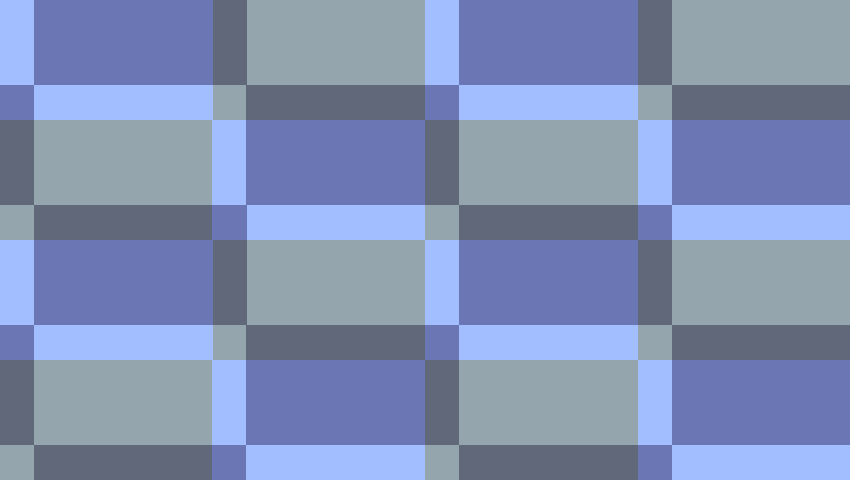
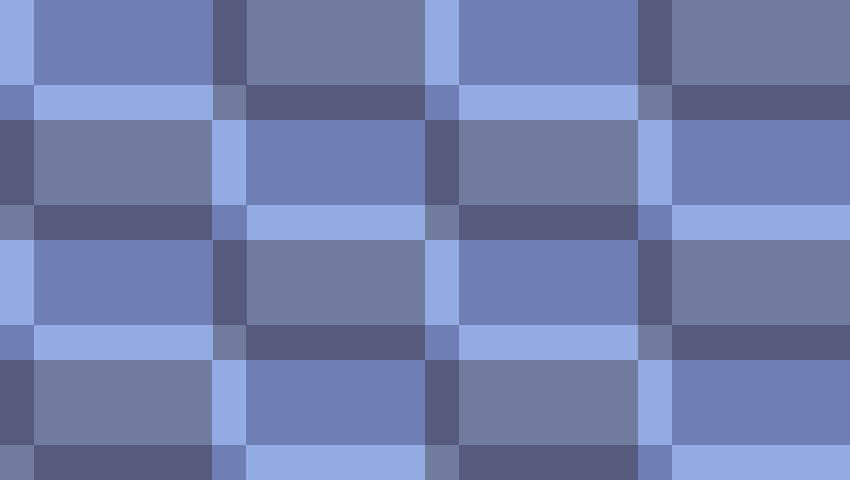
Comparing the layer stacks of the two 850 × 480 images. Changes:
"rejilla 2": opacity 100% → 70% over [0, 0, 850, 480]
"rejilla 1": opacity 100% → 70% over [0, 0, 850, 480]
"fondo": opacity 100% → 70% over [0, 0, 850, 480]
added layer "Capa 1" above "Fondo" over [0, 0, 850, 480]
